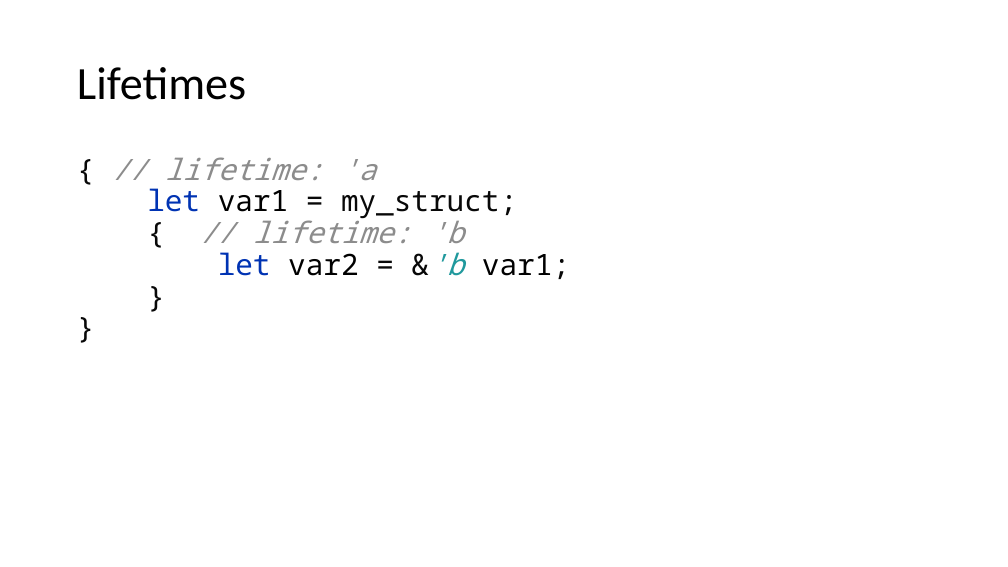
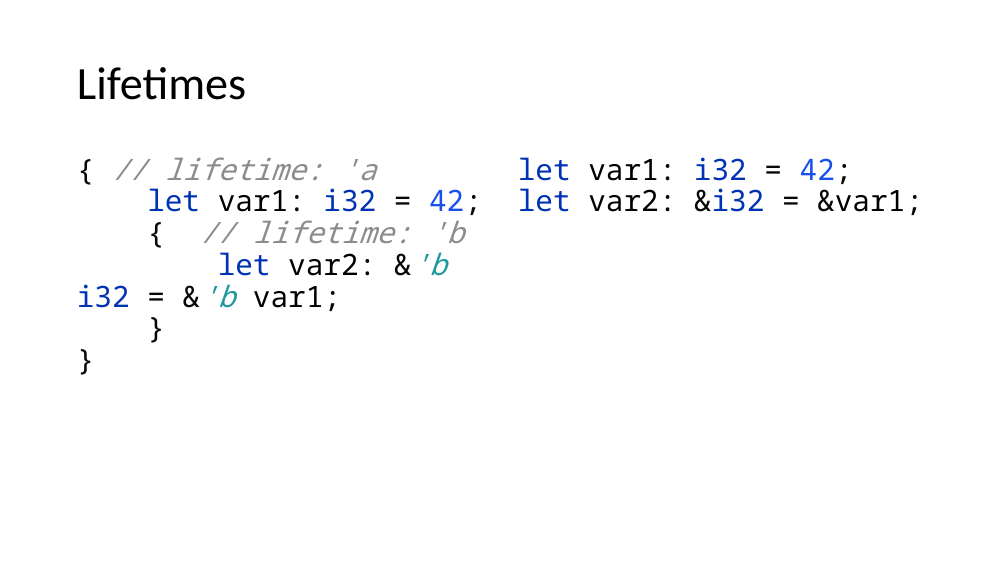
Before and after one commit to kugushev/course-rust-basics, a slide deck: slide 38 of src/02-Ownership/02-Ownership.pptx. Drawn at 1008x567 pixels with LibreOffice and Linux fonts; fonts in the diff are those of the drawing. Boxes give left, top, right and bottom in pixels: in the first picture for what was removed or moved away, otherwise in the second. Text is boxed around its words. In the diff, an @@ line names an element or a change of style, - is before the commit and + after.

Commit message:
finish lecture 2

```diff
--- a/src/02-Ownership/02-Ownership.pptx
+++ b/src/02-Ownership/02-Ownership.pptx
@@ text at (77,157,482,311): text changed @@
-{ // lifetime: 'a
-let var1 = my_struct;
-{ // lifetime: 'b
-let var2 = &'b var1;
-}
-}
+{ // lifetime: 'a
+let var1: i32 = 42;
+{ // lifetime: 'b
+let var2: &'b i32 = &'b var1;
+}
+}
@@ text added at (518,157,923,215), 28 pt, text #0033B3 @@
+let var1: i32 = 42;
+let var2: &i32 = &var1;
```
Also in this commit, not shown: 6 other slides changed, 13 slides added, 1 other file.
